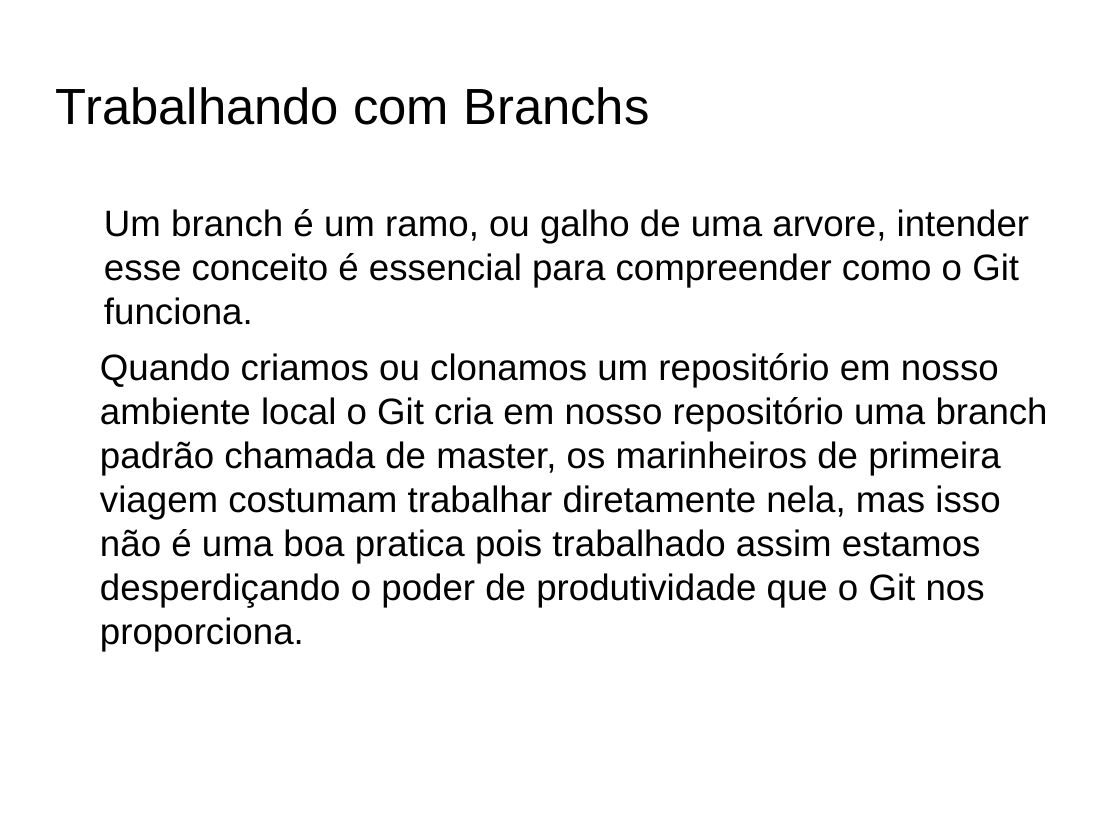
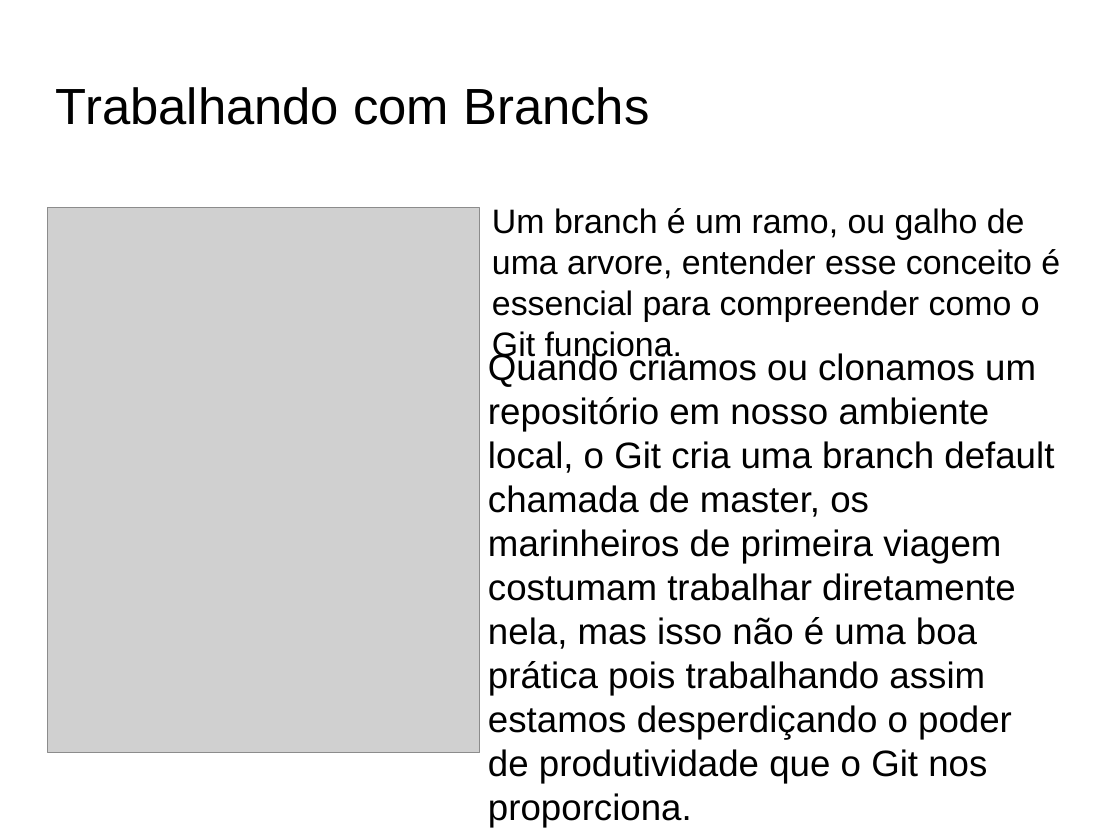
Before and after one commit to fabioads/apresentacao-git, a slide deck: slide 3 of Aprensentacao-GitHub.odp. Drawn at 1120x840 pixels with LibreOffice and Linux fonts; fonts in the diff are those of the drawing; grey boxes stand for pictures; background and template pictures are left out. Boxes give left, top, right and bottom in pixels: in the first picture for what was removed or moved away, otherwise in the second. Text is boxed around its words. In the diff, an @@ line names an element or a change of style, - is before the commit and + after.

```diff
--- a/Aprensentacao-GitHub.odp
+++ b/Aprensentacao-GitHub.odp
@@ picture added at (48, 208, 480, 753) @@
@@ text at (492, 208, 1060, 362): text changed; size 26 to 24.1 pt @@
-Um branch é um ramo, ou galho de uma arvore, intender esse conceito é essencial para compreender como o Git funciona.
+● Um branch é um ramo, ou galho de uma arvore, entender esse conceito é essencial para compreender como o Git funciona.
@@ text at (488, 352, 1054, 784): text changed @@
-Quando criamos ou clonamos um repositório em nosso ambiente local o Git cria em nosso repositório uma branch padrão chamada de master, os marinheiros de primeira viagem costumam trabalhar diretamente nela, mas isso não é uma boa pratica pois trabalhado assim estamos desperdiçando o poder de produtividade que o Git nos proporciona.
+● Quando criamos ou clonamos um repositório em nosso ambiente local, o Git cria uma branch default chamada de master, os marinheiros de primeira viagem costumam trabalhar diretamente nela, mas isso não é uma boa prática pois trabalhando assim estamos desperdiçando o poder de produtividade que o Git nos proporciona.
```
Also in this commit, not shown: 16 other slides changed, 1 slide added.
